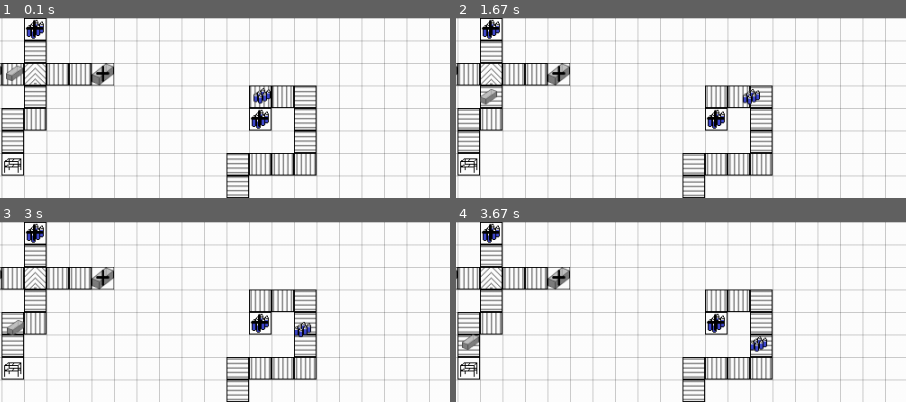
Above: before the commit, frames 1-4 (two rows, left to right).
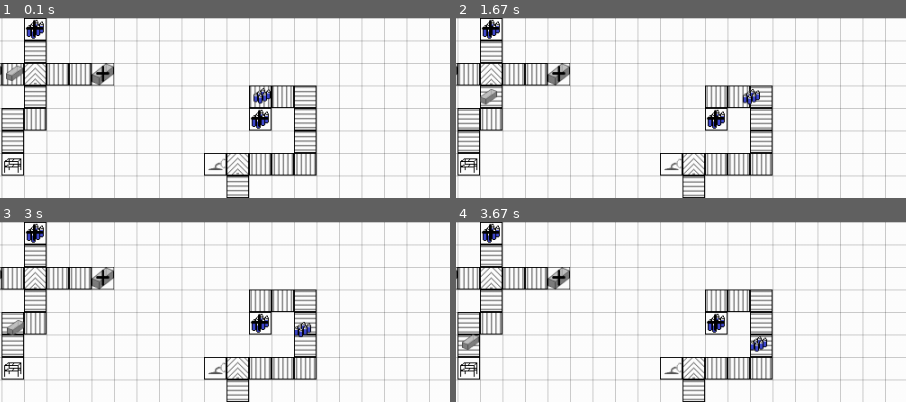
Above: after the commit, the same moments.

Repository: TobiasScheuer/PyGame-Simulations-other
Game: pygame game, started from FactorySim.py
Same seed, same stepped clock (60 frames per second), same inputs: the game is played once before the commit and once after it.
Inputs:
- Up to frame 1 (0.1 s): no input
- Up to frame 2 (1.67 s): no input
- Up to frame 3 (3 s): no input
- Up to frame 4 (3.67 s): no input
The pictures show only the part of the screen within x 7-57%, y 0-50%; the shares and areas given below are measured in that part.

The runs differ from the first frame. In frame 1, 0.6% of the frame differs, in the area x 45-56%, y 75-88%; in frame 2, 0.6%; in frame 3, 0.6%; in frame 4, 0.6%.

Commit message:
feat: added models and basics of RobotArm

Diff:
--- a/FactorySim.py
+++ b/FactorySim.py
@@ -10,7 +10,7 @@
 Grid-based system (rectangles are 25x25 pixels)   CHANGE?
 
 Available machines: (add them step by step)
-box-adder
+product-adder
 storage unit
 
 Available intralogistics elements:
@@ -21,6 +21,7 @@
 
 Available products:
 empty box
+bottles
 
 ++V0.0 add grid and visualize
 ++V0.1 add first pre-setup machine, first belt
@@ -43,11 +44,13 @@
 
 
 class PlacementError(Exception):
-	def __init__(self, machinetype):
+	def __init__(self, machinetype, coordinates, entity):
 		machine = str(machinetype)
 		machine = machine.split('.')[1]
 		machine = machine.split('\'')[0]
-		print("Can't place " + machine + " here, there is something in the way!")
+		if isinstance(entity, str) == False:
+			entity = str(entity)
+		print("Can't place " + machine + " at " + str(coordinates) + ", because of " + entity)
 
 class Resources:
 	"""
@@ -55,12 +58,12 @@
 	"""
 	def check_coordinates(self, coordinates):
 		if coordinates[0] < 0 or coordinates[0] > WIDTH:
-			raise PlacementError
+			raise PlacementError(type(self), coordinates, "horizontal coordinate bounds")
 		elif coordinates[1] < 0 or coordinates[1] > HEIGHT:
-			raise PlacementError
+			raise PlacementError(type(self), coordinates, "vertical coordinate bounds")
 		for i, entity in enumerate(LOGISTICS+MACHINES):
 			if coordinates == entity.coordinates:
-				raise PlacementError
+				raise PlacementError(type(self), coordinates, entity)
 
 	def generate_ID(self):
 		ID = str(random.randint(1,9999))
@@ -213,7 +216,7 @@
 					if machine.coordinates in possible_neighbours:
 						hits.append(machine.coordinates)
 				if len(hits) > 2 and isinstance(self, RollerConveyor): #1D Roller Conveyor supposed to only have 2 neighbors
-					raise PlacementError
+					raise PlacementError(type(self), self.coordinates, "too many neighbours")
 				elif len(hits) <= 0:
 					pass
 				else:
@@ -361,11 +364,33 @@
 	"""
 	doc
 	"""
-	def __init__(self):
-		pass
-
-	def update(self):
-		pass
+	def __init__(self,coordinates):
+		super().__init__(coordinates)
+		self.size = (25,25)
+		self.rect = pygame.Rect(coordinates, self.size)
+		self.images = dict()
+		for i in range(0,8):
+			path = "res/factory/robotArm/robotArm" + str(i+1) + ".png"
+			tempimage = pygame.image.load(path).convert()
+			self.images[i+1] = pygame.transform.smoothscale(tempimage, self.size)
+		self.image = self.images[1]
+		self.direction = "right"
+		poss1 = pygame.Rect(self.coordinates[0]-1, self.coordinates[1], 3, 25)
+		poss2 = pygame.Rect(self.coordinates[0]+24, self.coordinates[1], 3, 25)
+		poss3 = pygame.Rect(self.coordinates[0], self.coordinates[1]-1, 25, 3)
+		poss4 = pygame.Rect(self.coordinates[0], self.coordinates[1]+24, 25, 3)
+		self.input_rects = self.output_rects = [poss1, poss2, poss3, poss4]
+
+	def update(self):
+		if self.direction == "up":
+			self.image = self.images[1]
+		elif self.direction == "down":
+			self.image = self.images[5]
+		elif self.direction == "left":
+			self.image = self.images[7]
+		elif self.direction == "right":
+			self.image = self.images[3]
+
 
 class Product:
 	"""
@@ -470,7 +495,6 @@
 	global LOGISTICS
 	global PRODUCTS
 	global IDS
-	global check_coordinates
 	clock = pygame.time.Clock()
 	pygame.init()
 	screen = pygame.display.set_mode((WIDTH, HEIGHT))
@@ -488,13 +512,18 @@
 	MACHINES.append(storage2)
 
 	roller_coordinates = [(75,50), (100,75), (100,100), (75,100), (75,125), (125,50), (100,25), (150,50)]
-	roller_coordinates2 = [(350,75), (375,75), (400,75), (400,100), (400,125), (400,150), (375,150), (350,150), (325,150), (325,175)]
+	roller_coordinates2 = [(350,75), (375,75), (400,75), (400,100), (400,125), (400,150), (375,150), (350,150), (325,175)]
 	merged_lists = roller_coordinates+roller_coordinates2
 	for i in range(0,len(merged_lists)):
 		new_roller = RollerConveyor(merged_lists[i])
 		LOGISTICS.append(new_roller)
 	TIntersection1 = TIntersection((100,50), None)
 	LOGISTICS.append(TIntersection1)
+	robotArm1 = RobotArm((300,150))
+	LOGISTICS.append(robotArm1)
+	TIntersection2 = TIntersection((325,150), "down")
+	LOGISTICS.append(TIntersection2)
+
 	box1 = Box((75,50))
 	PRODUCTS.append(box1)
 	bottles1 = Bottles((350,75))
@@ -506,8 +535,9 @@
 	counter = 0
 	for j in range(0,len(LOGISTICS)+3):
 		for i,entity in enumerate(LOGISTICS):
-			entity.get_interfaces()
-			entity.check_orientation()
+			if isinstance(entity, Conveyor):
+				entity.get_interfaces()
+				entity.check_orientation()
 	for i, machine in enumerate(MACHINES):
 			machine.get_interfaces()
 	while 1:
@@ -526,7 +556,11 @@
 			counter = 1
 		else:
 			for i,entity in enumerate(LOGISTICS):
-				screen.blit(entity.image1, entity.rect)
+				if isinstance(entity, Conveyor):
+					screen.blit(entity.image1, entity.rect)
+				else:
+					screen.blit(entity.image, entity.rect)
+					entity.update()
 			counter = 0
 		for i,product in enumerate(PRODUCTS):
 				screen.blit(product.image, product.rect)
--- a/test.py
+++ b/test.py
@@ -1,10 +1,11 @@
 import random
 
 def main():
-	teststring = "1234"
-	print(len(teststring))
-	newstring = "0"+teststring
-	print(newstring)
+	k = 3
+	j = 2
+	k = j = 5
+	print(k)
+	print(j)
 
 
 
Binary file added: res/factory/robotArm/robotArm1.png
Binary file added: res/factory/robotArm/robotArm2.png
Binary file added: res/factory/robotArm/robotArm3.png
Binary file added: res/factory/robotArm/robotArm4.png
Binary file added: res/factory/robotArm/robotArm5.png
Binary file added: res/factory/robotArm/robotArm6.png
Binary file added: res/factory/robotArm/robotArm7.png
Binary file added: res/factory/robotArm/robotArm8.png
